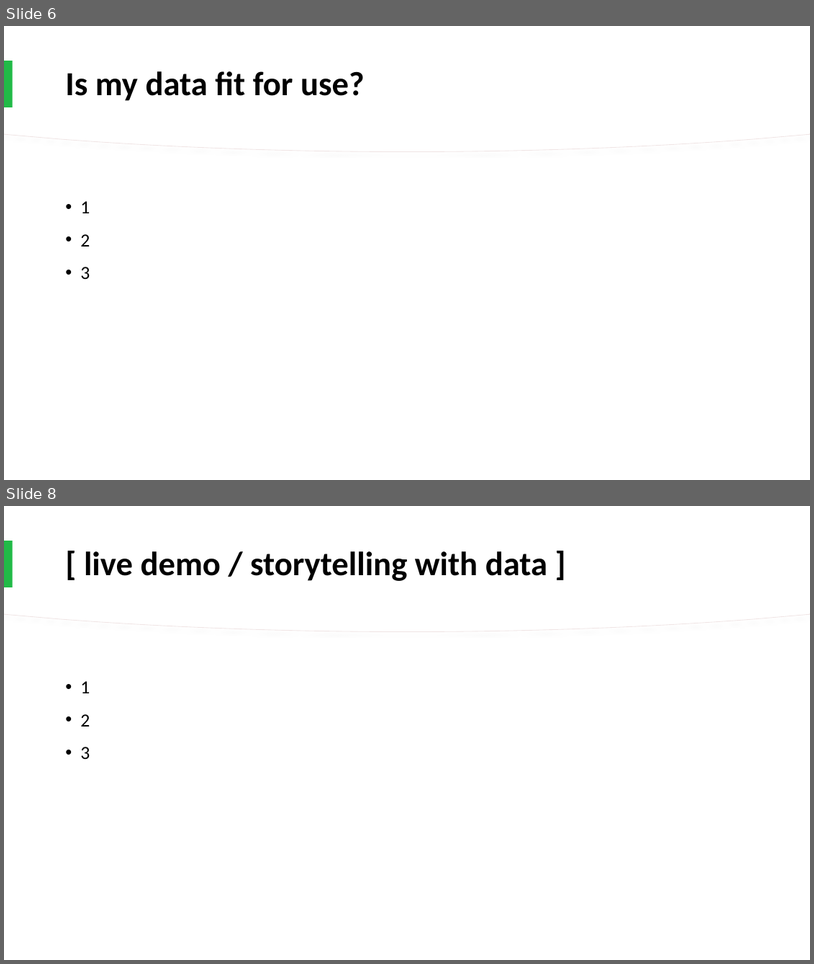
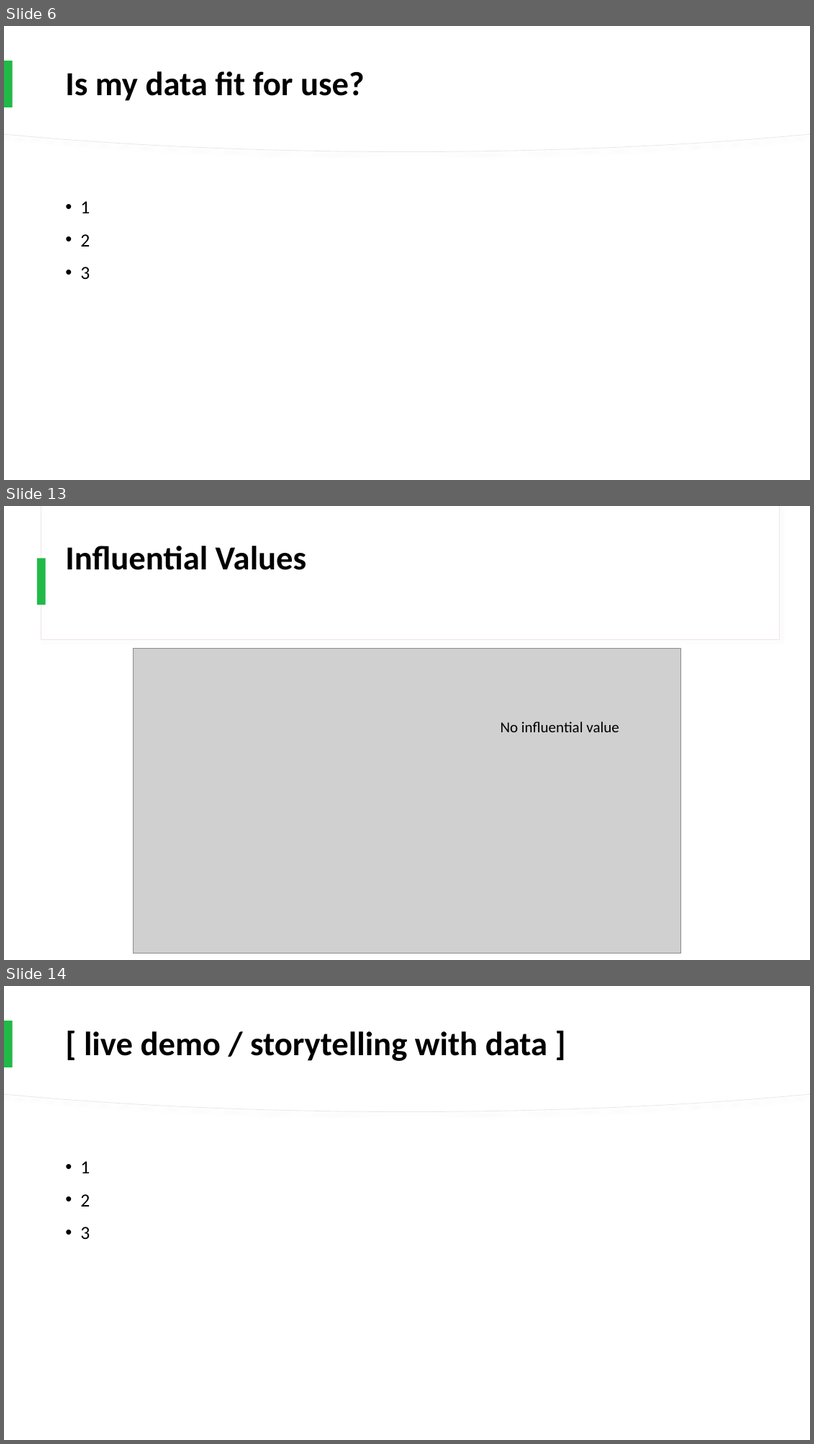
Before and after one commit to cristhyanc/Data7001_Group8, a slide deck: presentation/DATA7001_Group8_Presentation_CJRS_21.10.2020.pptx. Shown one above the other, each under a label of ours: slides 6 and 8 before the commit, slides 6, 13 and 14 after it; the slides between them are not shown. The pictures are 814x964 and 814x1444 pixels, drawn with LibreOffice and Linux fonts; fonts in the diff are those of the drawing; grey boxes stand for pictures. Boxes give left, top, right and bottom in pixels: in the first picture for what was removed or moved away, otherwise in the second. Text is boxed around its words. In the diff, an @@ line names an element or a change of style, - is before the commit and + after.

```diff
--- a/presentation/DATA7001_Group8_Presentation_CJRS_21.10.2020.pptx
+++ b/presentation/DATA7001_Group8_Presentation_CJRS_21.10.2020.pptx
@@ slide 13 added at (x1=4, y1=506, x2=810, y2=960), background #FFFFFF; not listed: 2 template elements that a slide beside it also shows @@
@@ title added at (x1=65, y1=546, x2=306, y2=570), 40 pt, text #000000, bold @@
+Influential Values
@@ rectangle added at (x1=37, y1=558, x2=46, y2=605), fill #21BA47 @@
@@ picture added at (x1=134, y1=649, x2=682, y2=953) @@
@@ text added at (x1=501, y1=721, x2=620, y2=732), 18 pt, text #000000 @@
+No influential value
@@ what was slide 8 is now slide 14 @@
```
Also in this commit, not shown: 2 slides changed, 6 other slides added, 1 slide removed, 18 other files.
